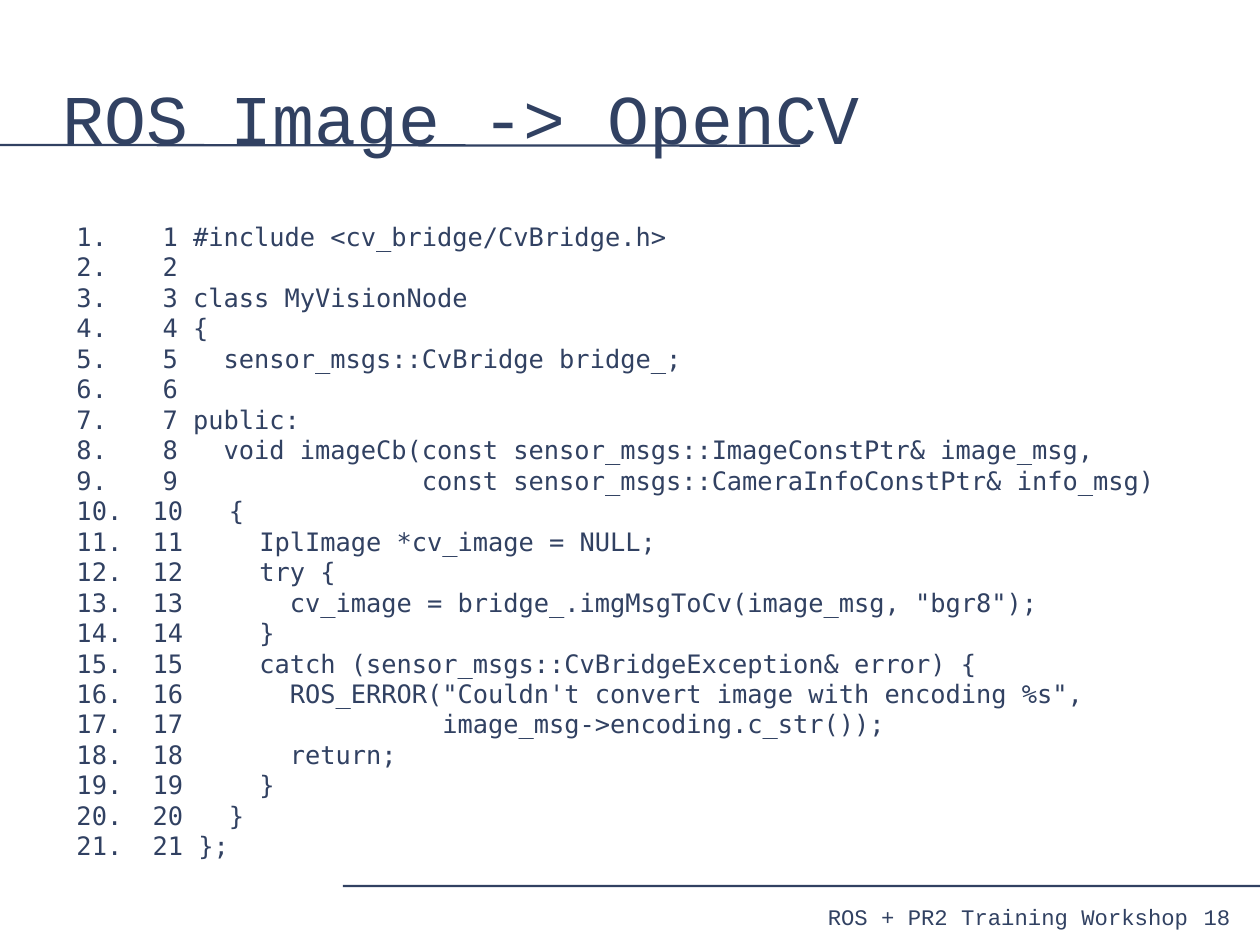
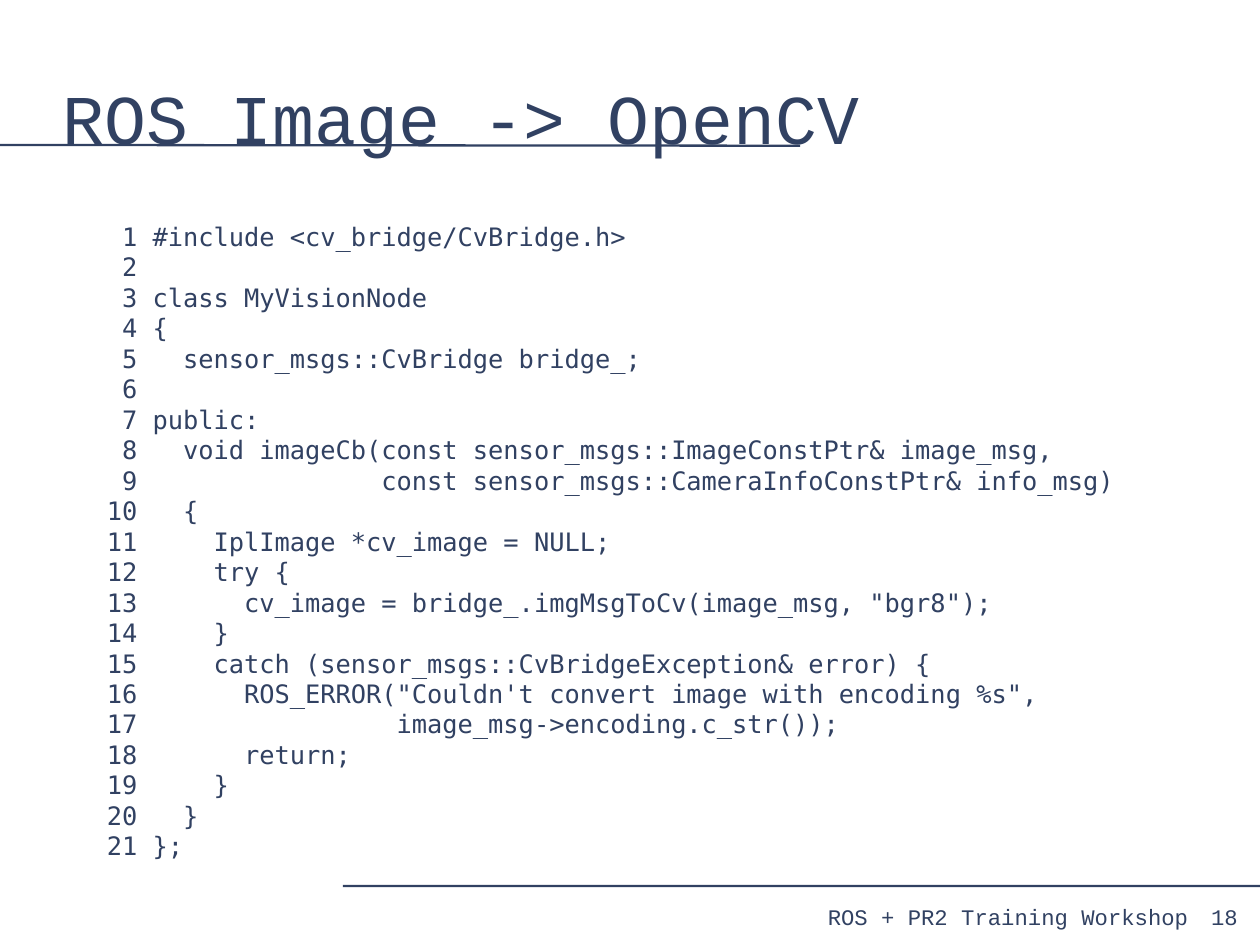
Before and after one commit to PR2/pr2_docs, a slide deck: slide 18 of pr2_training_workshop/processing_camera_data/slides.odp. Drawn at 1260x945 pixels with LibreOffice and Linux fonts; fonts in the diff are those of the drawing. Boxes give left, top, right and bottom in pixels: in the first picture for what was removed or moved away, otherwise in the second. Text is boxed around its words. In the diff, an @@ line names an element or a change of style, - is before the commit and + after.

```diff
--- a/pr2_training_workshop/processing_camera_data/slides.odp
+++ b/pr2_training_workshop/processing_camera_data/slides.odp
@@ text "1 #include <cv_bridge/CvBridge.h>" at box(107, 226, 1113, 855): bullet 1. to none @@
@@ page number: place and size @@
-page number at box(1204, 910, 1231, 926)
+page number at box(1211, 910, 1238, 925)
```
Also in this commit, not shown: 21 other slides changed.
